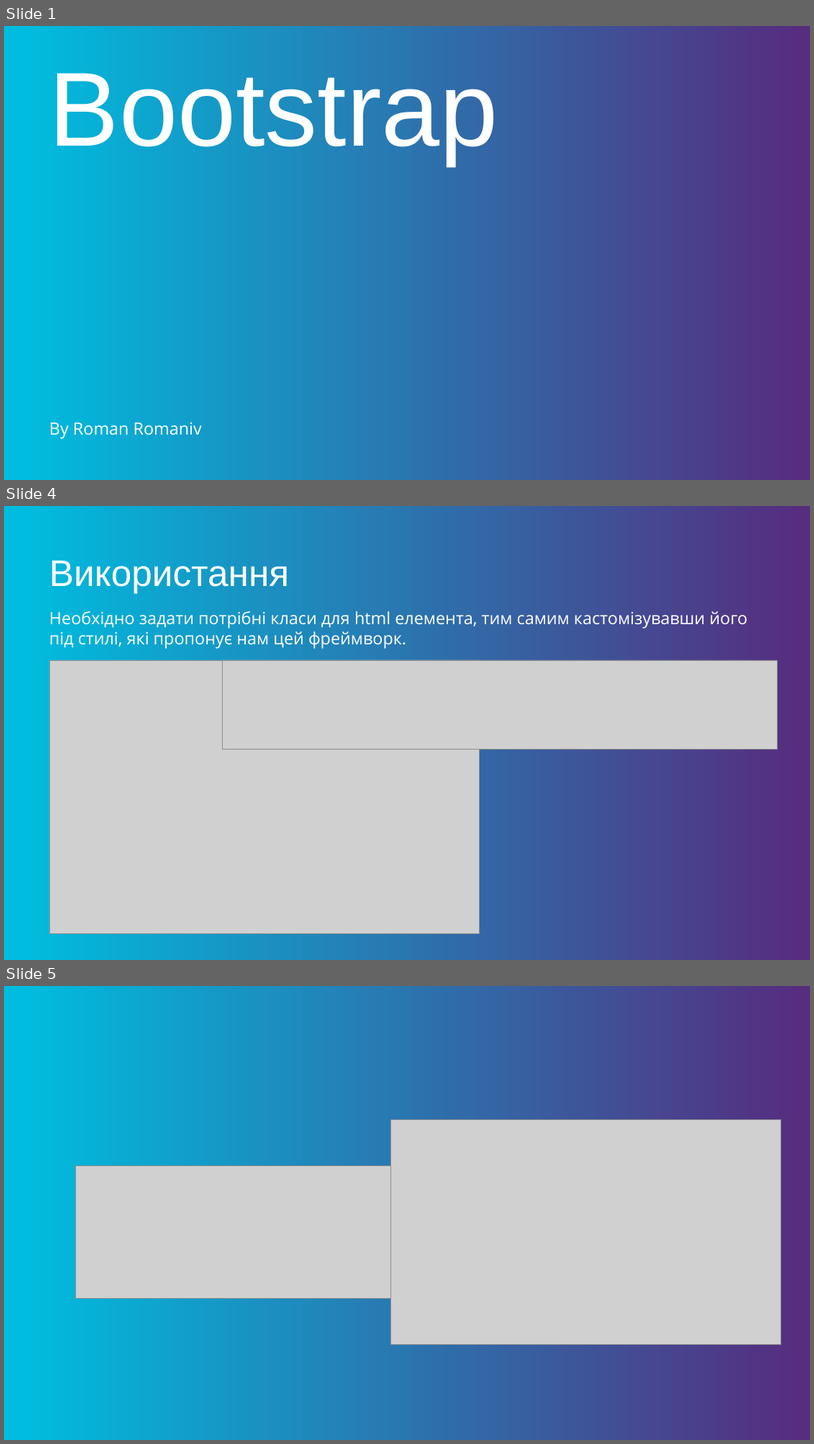
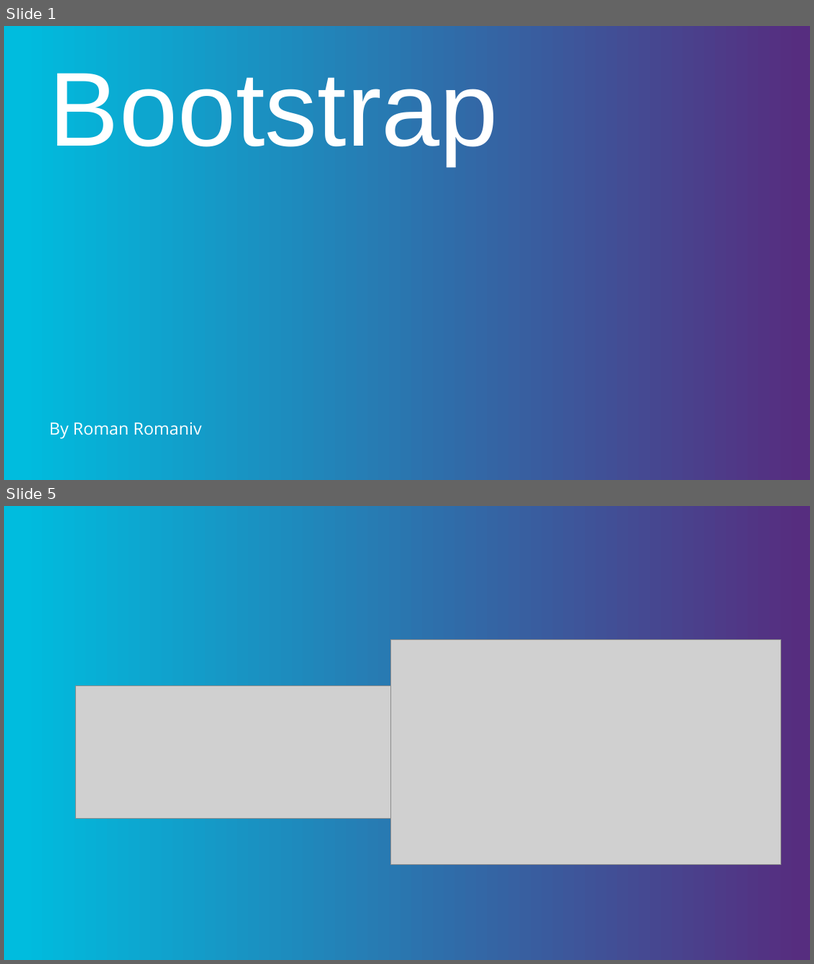
Before and after one commit to moran711/presentations, a slide deck: bootstrap/bootstrap.pptx. Shown one above the other, each under a label of ours: slides 1, 4 and 5 before the commit, slides 1 and 5 after it; the slides between them are not shown. The pictures are 814x1444 and 814x964 pixels, drawn with LibreOffice and Linux fonts; fonts in the diff are those of the drawing; grey boxes stand for pictures; background and template pictures are left out. Boxes give left, top, right and bottom in pixels: in the first picture for what was removed or moved away, otherwise in the second. Text is boxed around its words. In the diff, an @@ line names an element or a change of style, - is before the commit and + after.

```diff
--- a/bootstrap/bootstrap.pptx
+++ b/bootstrap/bootstrap.pptx
@@ slide 4 removed at <box>4,506,810,960</box>, background gradient #562D7F to #00BCDE @@
@@ title removed at <box>49,560,289,593</box> @@
-Використання
@@ text removed at <box>49,611,748,649</box> @@
-Необхідно задати потрібні класи для html елемента, тим самим кастомізувавши його під стилі, які пропонує нам цей фреймворк.
@@ picture removed at <box>49,660,480,934</box> @@
@@ picture removed at <box>222,660,778,749</box> @@
```
Also in this commit, not shown: 4 slides changed, 5 slides added, 4 other slides removed, 1 other file.
